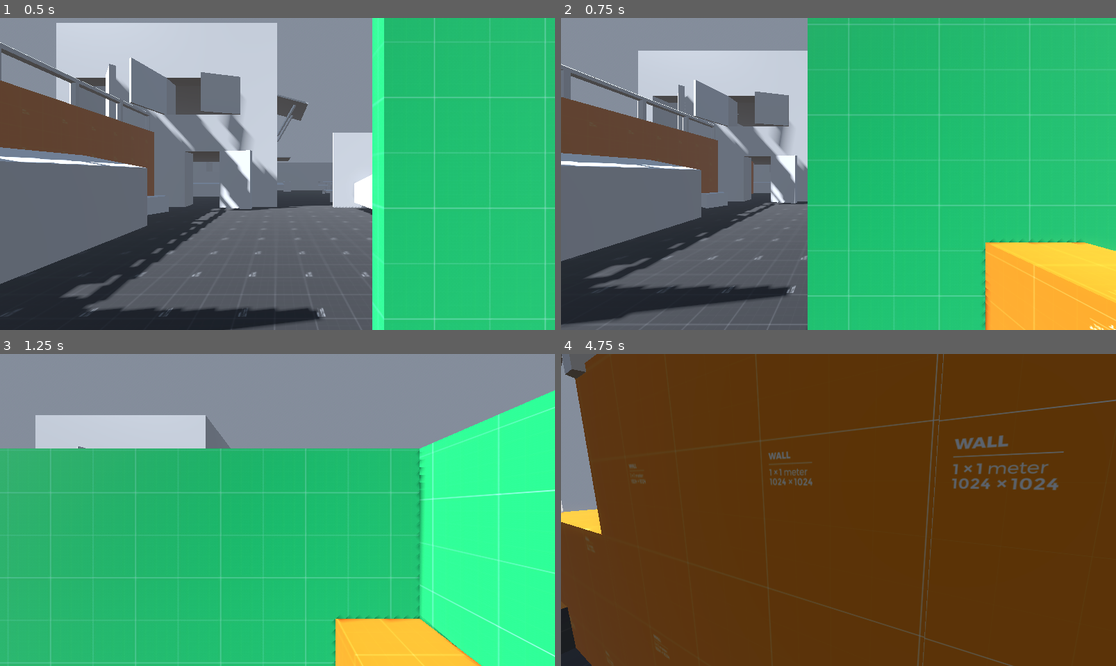
Above: before the commit, frames 1-4 (two rows, left to right).
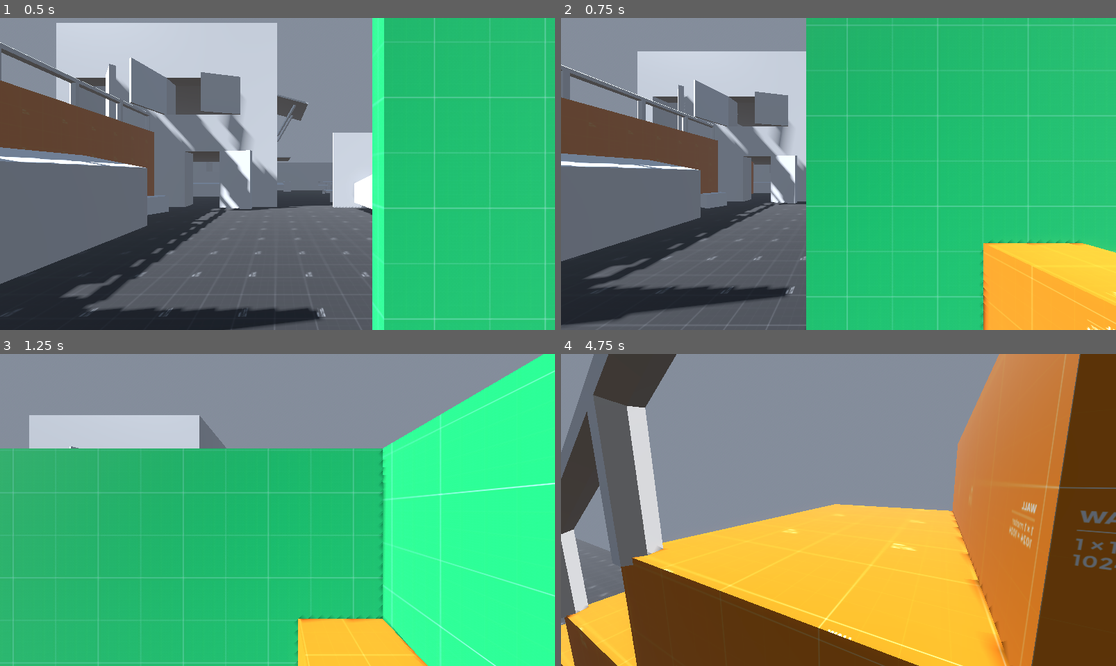
Above: after the commit, the same moments.

Repository: anandantony/project-zero-fps
Game: Godot game, scene res://maps/training/dm_map_1.tscn
Same seed, same stepped clock (60 frames per second), same inputs: the game is played once before the commit and once after it. The project has no main scene, so this scene is started directly.
Inputs (mouse positions are in pixels of both pictures, inside the frame that each line leads up to):
- Up to frame 1 (0.5 s): no input
- Up to frame 2 (0.75 s): tap Enter at 0.5 s; move the mouse to (960, 158) at 0.52 s; hold D (move_right) from 0.53 s (still down); hold Shift (sprint) from 0.53 s (still down); click (960, 158) at 0.67 s
- Up to frame 3 (1.25 s): keep holding D (move_right); keep holding Shift (sprint); tap Space (jump) at 0.77, 0.8, 1.07 s
- Up to frame 4 (4.75 s): move the mouse to (810, 510) at 1.27 s; release D (move_right) at 1.28 s; release Shift (sprint) at 1.28 s; hold W (move_forward) from 1.28 s (still down); tap Space (jump) at 1.35, 1.52, 1.82, 2.3, 3.02, 3.32, 3.6, 3.77, 4.07, 4.52 s; tap Shift (sprint) at 1.55, 2.85, 4.35 s; move the mouse to (849, 503) at 2.02 s; hold Shift (sprint) 2.03-2.78 s; move the mouse to (832, 516) at 2.77 s; move the mouse to (877, 513) at 3.52 s; move the mouse to (794, 506) at 4.27 s

Frame 1 is identical in both runs. In frame 2, 3.3% of the frame differs, in the area x 0-100%, y 0-100%; in frame 3, 12%; in frame 4, 80%.

Commit message:
Add jump buffer and coyote time to player controls
Introduces jump buffering in input_router.gd and coyote time in player_controller.gd for more responsive jumping. Refactors movement direction handling and improves camera bob calculation for smoother player movement.

Diff:
--- a/scripts/camera_controller.gd
+++ b/scripts/camera_controller.gd
@@ -58,17 +58,16 @@
 	)
 
 func _calculate_bob_offset(delta: float) -> Vector3:
-	var speed := player.velocity.length()
 	var on_floor := player.is_on_floor()
 
 	# Start fading bob when speed drops below this
 	var forward_speed := player.velocity.dot(-player.global_transform.basis.z)
-	var strafe_speed := player.velocity.dot(-player.global_transform.basis.x)
+	var strafe_speed := player.velocity.dot(player.global_transform.basis.x)
 	var movement_speed: float = abs(forward_speed) + abs(strafe_speed) * bob_strafe_multiplier
-	var bob_strength: float = clamp(movement_speed / player.walk_speed, 0.0, player.sprint_speed / player.walk_speed)
+	var bob_strength: float = clamp(movement_speed / player.walk_speed, 0.0, 1.0)
 
 	if on_floor and bob_strength > 0.01:
-		t_bob += delta * speed
+		t_bob += delta * movement_speed
 		var target_offset := _head_bob(t_bob) * bob_strength
 		bob_offset = bob_offset.lerp(target_offset, delta * 10.0)
 	else:
--- a/scripts/input_router.gd
+++ b/scripts/input_router.gd
@@ -3,23 +3,31 @@
 # Public state
 var move := Vector2.ZERO
 var look := Vector2.ZERO
-var jump_pressed := false
 var sprint := false
 
 @export var look_deadzone := 0.05
 @export var mouse_sensitivity := 0.006
 @export var joystick_sensitivity := 5.0
+@export var jump_buffer_time := 0.12      # seconds
+
+# Private state
+var _jump_buffer := 0.0
 
 func _process(delta: float) -> void:
 	# Movement
 	move = Input.get_vector(
 		"move_left", "move_right",
 		"move_back", "move_forward"
-	).normalized()
+	)
 
 	# Buttons
-	jump_pressed = Input.is_action_just_pressed("jump")
 	sprint = Input.is_action_pressed("sprint")
+
+	# Jump buffer (INPUT-side)
+	if Input.is_action_just_pressed("jump"):
+		_jump_buffer = jump_buffer_time
+	else:
+		_jump_buffer = max(_jump_buffer - delta, 0.0)
 
 	# Joystick look
 	var stick := Input.get_vector(
@@ -41,3 +49,9 @@
 	var l := look
 	look = Vector2.ZERO
 	return l
+
+func wants_to_jump() -> bool:
+	return _jump_buffer > 0.0
+
+func consume_jump() -> void:
+	_jump_buffer = 0.0
--- a/scripts/player_controller.gd
+++ b/scripts/player_controller.gd
@@ -5,6 +5,7 @@
 @export var walk_speed := 6.0
 @export var sprint_speed := 8.5
 @export var jump_velocity := 7.0
+@export var coyote_time := 0.12   # seconds
 
 # Layer Mask Refs
 const DEFAULT_LAYER = 1
@@ -15,7 +16,9 @@
 @onready var camera: Camera3D = %PlayerCamera
 @onready var head_anchor: Marker3D = %HeadAnchor
 @onready var gravity: float = ProjectSettings.get_setting("physics/3d/default_gravity", 9.8) * 1.75
-var wish_direction := Vector3.ZERO
+
+var _coyote_timer := 0.0
+var _wish_direction := Vector3.ZERO
 
 func _init() -> void:
 	GameManager.player_character = self
@@ -29,26 +32,30 @@
 
 func _handle_air_physics(delta: float) -> void:
 	self.velocity.y -= gravity * delta
-	self.velocity.x = lerp(self.velocity.x, wish_direction.x * walk_speed, delta * 3.0)
-	self.velocity.z = lerp(self.velocity.z, wish_direction.z * walk_speed, delta * 3.0)
+	self.velocity.x = lerp(self.velocity.x, _wish_direction.x * get_move_speed(), delta * 3.0)
+	self.velocity.z = lerp(self.velocity.z, _wish_direction.z * get_move_speed(), delta * 3.0)
 
 func _handle_ground_physics(delta: float) -> void:
-	if (wish_direction.length() > 0):
-		self.velocity.x = wish_direction.x * get_move_speed()
-		self.velocity.z = wish_direction.z * get_move_speed()
+	if (_wish_direction.length() > 0):
+		self.velocity.x = _wish_direction.x * get_move_speed()
+		self.velocity.z = _wish_direction.z * get_move_speed()
 	else:
-		self.velocity.x = lerp(self.velocity.x, wish_direction.x * get_move_speed(), delta * 7.0)
-		self.velocity.z = lerp(self.velocity.z, wish_direction.z * get_move_speed(), delta * 7.0)
+		self.velocity.x = lerp(self.velocity.x, _wish_direction.x * get_move_speed(), delta * 7.0)
+		self.velocity.z = lerp(self.velocity.z, _wish_direction.z * get_move_speed(), delta * 7.0)
 
 func _physics_process(delta: float) -> void:
 	var input_dir = InputRouter.move
-	wish_direction = self.global_transform.basis * Vector3(input_dir.x, 0.0, -input_dir.y)
+	_wish_direction = self.global_transform.basis * Vector3(input_dir.x, 0.0, -input_dir.y)
 
 	if is_on_floor():
-		if InputRouter.jump_pressed:
+		_coyote_timer = coyote_time
+		if InputRouter.wants_to_jump() and _coyote_timer > 0.0:
 			self.velocity.y = jump_velocity
+			_coyote_timer = 0.0
+			InputRouter.consume_jump()
 		_handle_ground_physics(delta)
 	else:
+		_coyote_timer -= delta
 		_handle_air_physics(delta)
 
 	move_and_slide()
